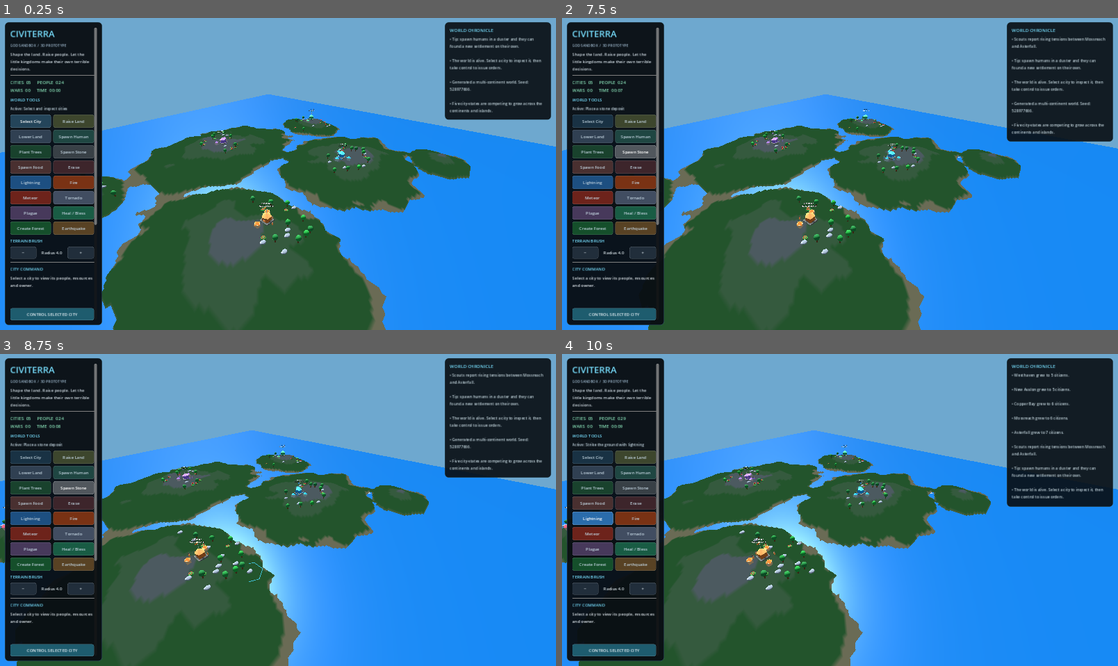
Above: before the commit, frames 1-4 (two rows, left to right).
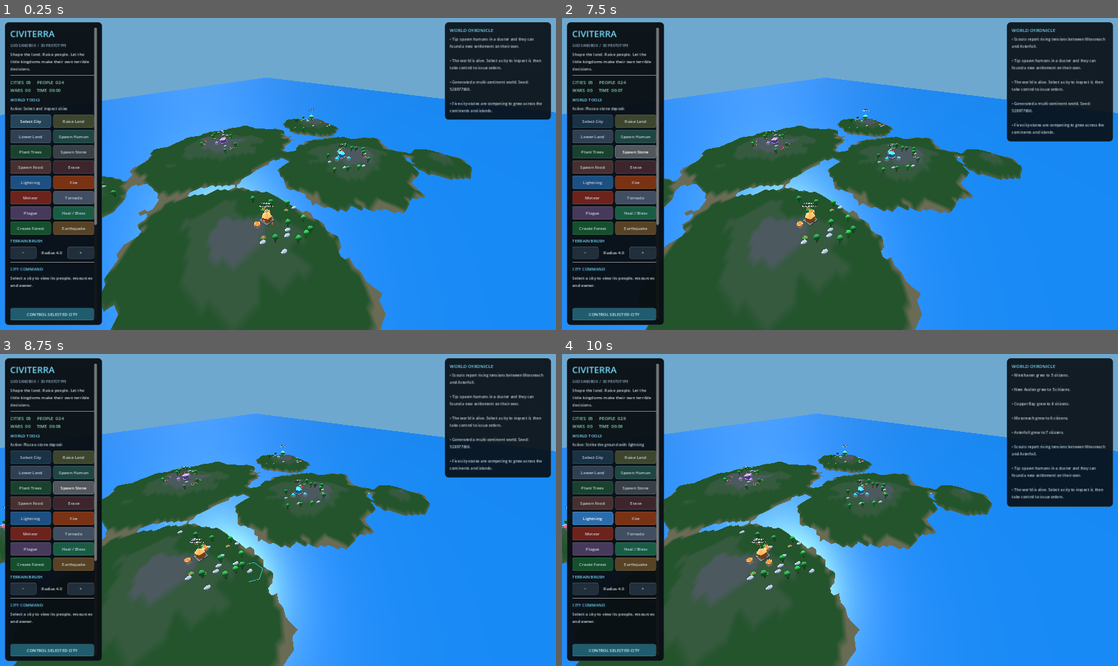
Above: after the commit, the same moments.

Repository: yoimdoingstuff/citysandbox
Game: Godot game, scene res://main.tscn
Two runs of this game, one before a commit and one after it. Both use one fixed random seed, a clock stepped at 60 frames per second and the inputs below.
Inputs (mouse positions are in pixels of both pictures, inside the frame that each line leads up to):
- Up to frame 1 (0.25 s): no input
- Up to frame 2 (7.5 s): click "Launch Missile" at 0.5 s; click "Launch Missile" at 1.25 s; click "Select City" at 2 s; click "Raise Land" at 2.75 s; click "Lower Land" at 3.5 s; click "Spawn Human" at 4.25 s; click "Select City" at 5 s; click "Plant Trees" at 5.75 s; click "Spawn Stone" at 6.5 s; move the mouse to (962, 158) at 7.27 s; hold D from 7.28 s (still down); click (962, 158) at 7.42 s
- Up to frame 3 (8.75 s): release D at 8 s; drag from (166, 525) to (250, 572) at 8.02 s
- Up to frame 4 (10 s): click "Spawn Food" at 8.75 s; click "Lightning" at 9.5 s

The runs differ from the first frame. In frame 1, 6.7% of the frame differs, in the area x 0-100%, y 19-100%; in frame 2, 5.7%; in frame 3, 5.7%; in frame 4, 5.5%.

Commit message:
Add terrain mesh LOD and zoom-based scene culling

Diff:
--- a/main.gd
+++ b/main.gd
@@ -2,12 +2,14 @@
 
 const TERRAIN_RES: int = 161
 const TERRAIN_SIZE: float = 160.0
+const TERRAIN_LOD_STEPS: Array[int] = [1, 2, 4, 8]
 const MAX_CITIES: int = 10
 const MAX_PEOPLE: int = 500
 const WATER_LEVEL: float = -0.15
 
 var terrain: MeshInstance3D
 var terrain_material: StandardMaterial3D
+var terrain_lod_nodes: Array[MeshInstance3D] = []
 var selection_ring: MeshInstance3D
 var terrain_heights: Array = []
 var city_names: Array[String] = ["Asterfall", "Mossreach", "Copper Bay", "New Avalon", "Westhaven", "Emberplain", "Stonebridge", "Northstar", "Rivermark", "Sunfield"]
@@ -131,7 +133,7 @@
 
 	var water := MeshInstance3D.new()
 	var water_mesh := PlaneMesh.new()
-	water_mesh.size = Vector2(TERRAIN_SIZE + 100.0, TERRAIN_SIZE + 100.0)
+	water_mesh.size = Vector2(TERRAIN_SIZE * 3.0, TERRAIN_SIZE * 3.0)
 	water.mesh = water_mesh
 	var water_material := StandardMaterial3D.new()
 	water_material.albedo_color = Color(0.08, 0.35, 0.58)
@@ -251,32 +253,59 @@
 
 
 func _rebuild_terrain() -> void:
-	var surface := SurfaceTool.new()
-	surface.begin(Mesh.PRIMITIVE_TRIANGLES)
+	# Build several terrain meshes once per terrain edit. Only one is visible
+	# at a time, so distant views render far fewer triangles.
+	if terrain_lod_nodes.is_empty():
+		terrain_lod_nodes.append(terrain)
+	while terrain_lod_nodes.size() < TERRAIN_LOD_STEPS.size():
+		var lod_index: int = terrain_lod_nodes.size()
+		var lod_node := MeshInstance3D.new()
+		lod_node.name = "TerrainLOD_%d" % int(ceil(float(TERRAIN_RES - 1) / float(TERRAIN_LOD_STEPS[lod_index])) + 1.0)
+		lod_node.material_override = terrain_material
+		add_child(lod_node)
+		terrain_lod_nodes.append(lod_node)
+
 	var spacing: float = TERRAIN_SIZE / float(TERRAIN_RES - 1)
-	for z_index in range(TERRAIN_RES - 1):
-		for x_index in range(TERRAIN_RES - 1):
-			var x0: float = -TERRAIN_SIZE * 0.5 + float(x_index) * spacing
-			var x1: float = x0 + spacing
+	var active_lod: int = _terrain_lod_index_for_distance(camera_distance)
+	for lod_index in range(TERRAIN_LOD_STEPS.size()):
+		var stride: int = TERRAIN_LOD_STEPS[lod_index]
+		var surface := SurfaceTool.new()
+		surface.begin(Mesh.PRIMITIVE_TRIANGLES)
+		for z_index in range(0, TERRAIN_RES - 1, stride):
+			var z_next: int = min(z_index + stride, TERRAIN_RES - 1)
 			var z0: float = -TERRAIN_SIZE * 0.5 + float(z_index) * spacing
-			var z1: float = z0 + spacing
-			var p00 := Vector3(x0, terrain_heights[z_index][x_index], z0)
-			var p10 := Vector3(x1, terrain_heights[z_index][x_index + 1], z0)
-			var p01 := Vector3(x0, terrain_heights[z_index + 1][x_index], z1)
-			var p11 := Vector3(x1, terrain_heights[z_index + 1][x_index + 1], z1)
-			# Godot culls triangles by clockwise front-face winding. Keep both
-			# triangles in each terrain cell facing outward, toward the top.
-			_add_terrain_vertex(surface, p00)
-			_add_terrain_vertex(surface, p10)
-			_add_terrain_vertex(surface, p01)
-			_add_terrain_vertex(surface, p10)
-			_add_terrain_vertex(surface, p11)
-			_add_terrain_vertex(surface, p01)
-	surface.index()
-	# The reversed triangle order also reverses the cross-product normals.
-	# Flip them back so slopes are lit from above instead of looking inside-out.
-	surface.generate_normals(true)
-	terrain.mesh = surface.commit()
+			var z1: float = -TERRAIN_SIZE * 0.5 + float(z_next) * spacing
+			for x_index in range(0, TERRAIN_RES - 1, stride):
+				var x_next: int = min(x_index + stride, TERRAIN_RES - 1)
+				var x0: float = -TERRAIN_SIZE * 0.5 + float(x_index) * spacing
+				var x1: float = -TERRAIN_SIZE * 0.5 + float(x_next) * spacing
+				var p00 := Vector3(x0, terrain_heights[z_index][x_index], z0)
+				var p10 := Vector3(x1, terrain_heights[z_index][x_next], z0)
+				var p01 := Vector3(x0, terrain_heights[z_next][x_index], z1)
+				var p11 := Vector3(x1, terrain_heights[z_next][x_next], z1)
+				# Keep the known working top-facing triangle order for every LOD.
+				_add_terrain_vertex(surface, p00)
+				_add_terrain_vertex(surface, p10)
+				_add_terrain_vertex(surface, p01)
+				_add_terrain_vertex(surface, p10)
+				_add_terrain_vertex(surface, p11)
+				_add_terrain_vertex(surface, p01)
+		surface.index()
+		surface.generate_normals(true)
+		var lod_node: MeshInstance3D = terrain_lod_nodes[lod_index]
+		lod_node.mesh = surface.commit()
+		lod_node.material_override = terrain_material
+		lod_node.visible = lod_index == active_lod
+
+
+func _terrain_lod_index_for_distance(distance: float) -> int:
+	if distance <= 58.0:
+		return 0
+	if distance <= 100.0:
+		return 1
+	if distance <= 165.0:
+		return 2
+	return 3
 
 
 func _add_terrain_vertex(surface: SurfaceTool, p: Vector3) -> void:
@@ -632,6 +661,15 @@
 	flag_mesh.size = Vector3(0.9, 0.45, 0.08)
 	var flag := _add_mesh(town, flag_mesh, _material(color), Vector3(0.42, 5.55, 0.0))
 
+	var city_marker_mesh := CylinderMesh.new()
+	city_marker_mesh.top_radius = 0.8
+	city_marker_mesh.bottom_radius = 1.05
+	city_marker_mesh.height = 0.20
+	city_marker_mesh.radial_segments = 8
+	var far_marker := _add_mesh(town, city_marker_mesh, _material(color.lightened(0.15)), Vector3(0.0, 0.16, 0.0))
+	far_marker.name = "DistantCityMarker"
+	far_marker.visible = false
+
 	var city_label := Label3D.new()
 	city_label.text = "%s\nPOP 0" % city_name
 	city_label.position = Vector3(0.0, 6.5, 0.0)
@@ -648,6 +686,7 @@
 		"color": color,
 		"node": town,
 		"label": city_label,
+		"far_marker": far_marker,
 		"plinth": plinth,
 		"body": body,
 		"roof": roof,
@@ -2128,14 +2167,27 @@
 
 
 func _update_world_detail_levels() -> void:
-	# Hide small scene objects at world scale. Close zoom progressively reveals
-	# city neighbourhoods, resources, and citizens without deleting simulation data.
-	var show_neighbourhoods: bool = camera_distance <= 145.0
-	var show_resources: bool = camera_distance <= 160.0
-	var show_people: bool = camera_distance <= 118.0
-	var show_city_labels: bool = camera_distance >= 32.0
+	# Render a progressively simpler version of the world as the camera pulls
+	# back: terrain LOD, city markers, houses, resources, and citizens.
+	var active_lod: int = _terrain_lod_index_for_distance(camera_distance)
+	for lod_index in range(terrain_lod_nodes.size()):
+		terrain_lod_nodes[lod_index].visible = lod_index == active_lod
+
+	var show_city_models: bool = camera_distance <= 165.0
+	var show_neighbourhoods: bool = camera_distance <= 135.0
+	var show_resources: bool = camera_distance <= 110.0
+	var show_people: bool = camera_distance <= 85.0
+	var show_city_labels: bool = camera_distance >= 48.0
+	var show_far_markers: bool = not show_city_models
 
 	for city in cities:
+		for visual_key in ["plinth", "body", "roof", "flag_pole", "flag"]:
+			var city_visual: MeshInstance3D = city[visual_key]
+			if is_instance_valid(city_visual):
+				city_visual.visible = show_city_models
+		var far_marker: MeshInstance3D = city["far_marker"]
+		if is_instance_valid(far_marker):
+			far_marker.visible = show_far_markers
 		var city_label: Label3D = city["label"]
 		if is_instance_valid(city_label):
 			city_label.visible = show_city_labels
